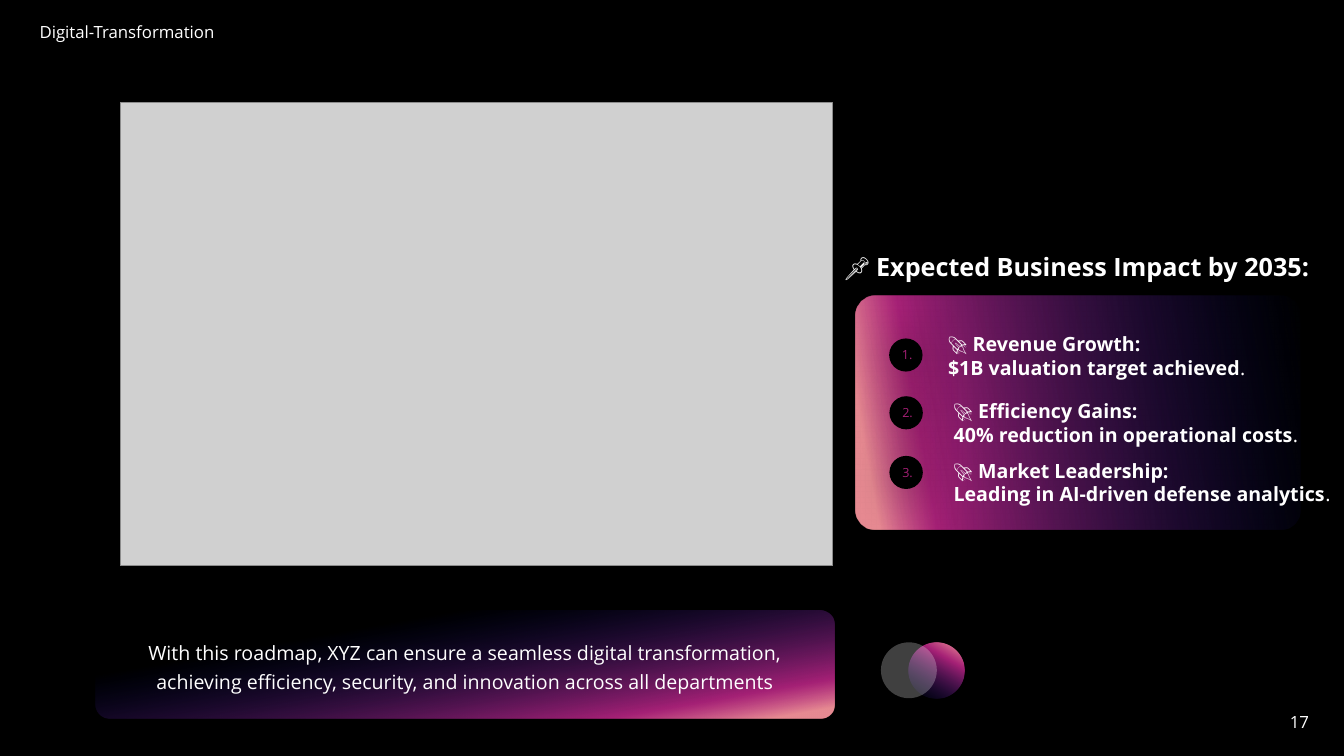
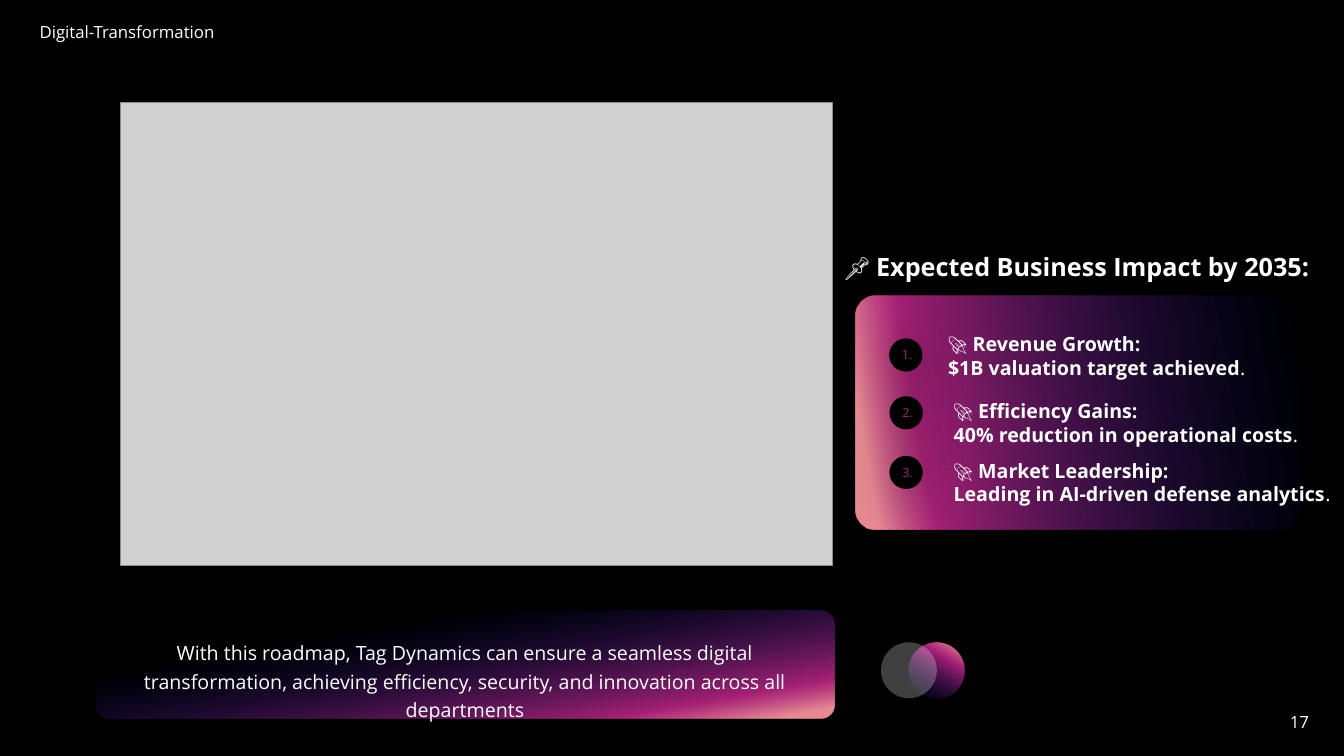
Before and after one commit to IsraelVow/Business-Intelligence---Digital-Transformation-Analysis, a slide deck: slide 17 of Power Point Presentations/Israel Josiah - Digital Transformation Journey.pptx. Drawn at 1344x756 pixels with LibreOffice and Linux fonts; fonts in the diff are those of the drawing; grey boxes stand for pictures; background and template pictures are left out. Boxes give left, top, right and bottom in pixels: in the first picture for what was removed or moved away, otherwise in the second. Text is boxed around its words. In the diff, an @@ line names an element or a change of style, - is before the commit and + after.

```diff
--- a/Power Point Presentations/Israel Josiah - Digital Transformation Journey.pptx
+++ b/Power Point Presentations/Israel Josiah - Digital Transformation Journey.pptx
@@ text at (x1=144, y1=645, x2=785, y2=723): text changed @@
-With this roadmap, XYZ can ensure a seamless digital transformation, achieving efficiency, security, and innovation across all departments
+With this roadmap, Tag Dynamics can ensure a seamless digital transformation, achieving efficiency, security, and innovation across all departments
```
Also in this commit, not shown: 1 other slide changed, 3 other files.
